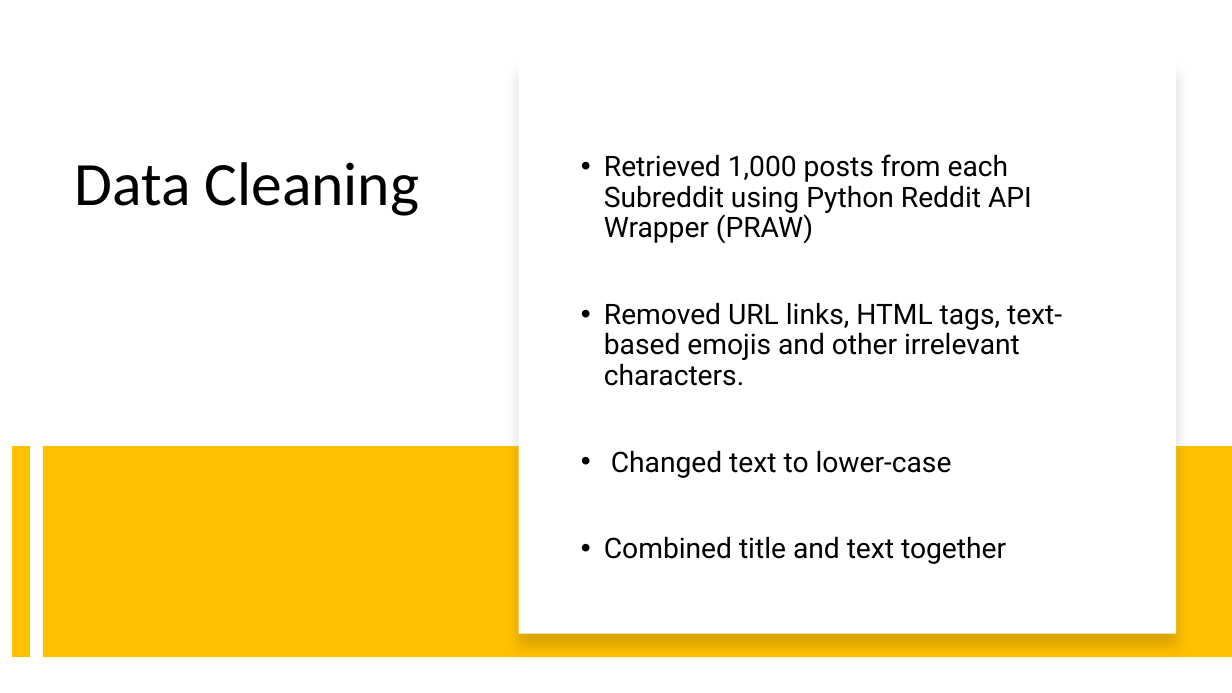
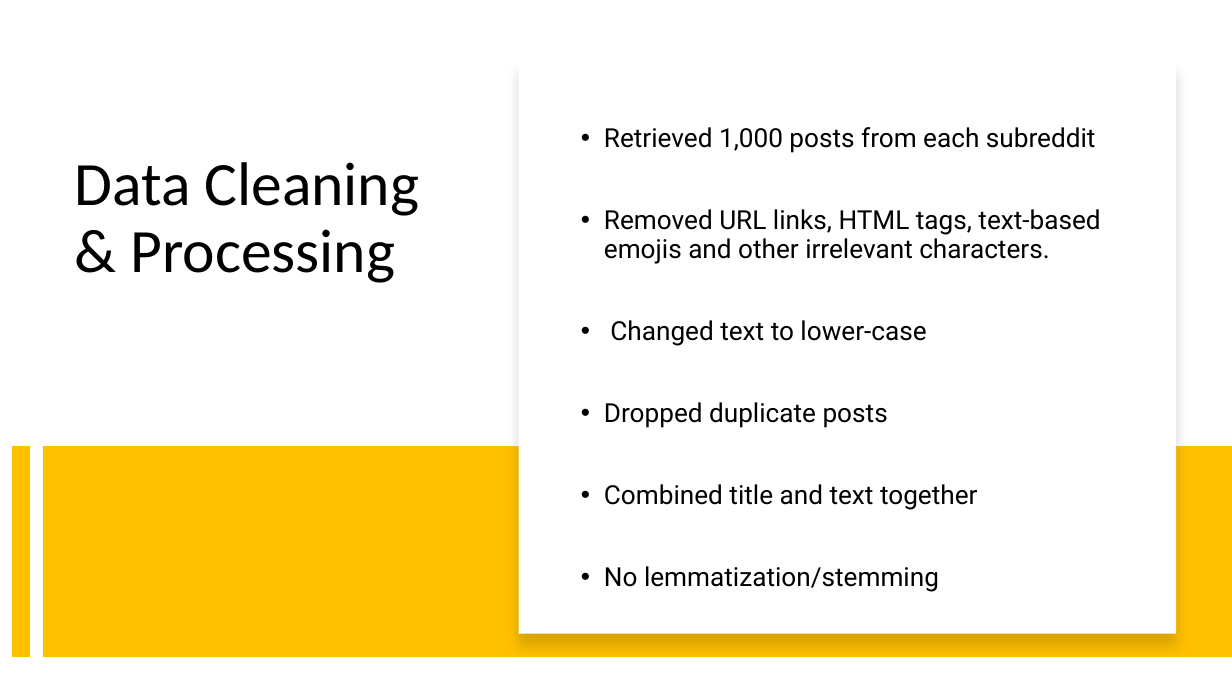
Before and after one commit to benjamin-awd/Subreddit-Classification-with-NLP, a slide deck: slide 4 of Project3.pptx. Drawn at 1232x693 pixels with LibreOffice and Linux fonts; fonts in the diff are those of the drawing. Boxes give left, top, right and bottom in pixels: in the first picture for what was removed or moved away, otherwise in the second. Text is boxed around its words. In the diff, an @@ line names an element or a change of style, - is before the commit and + after.

```diff
--- a/Project3.pptx
+++ b/Project3.pptx
@@ text "Retrieved 1,000 posts from each ...": place and size @@
-text "Retrieved 1,000 posts from each ..." at [604, 154, 1062, 564]
+text "Retrieved 1,000 posts from each ..." at [604, 127, 1100, 592]
@@ text at [604, 127, 1096, 153]: text changed; size 22 to 20.4 pt @@
-• Retrieved 1,000 posts from each Subreddit using Python Reddit API Wrapper (PRAW)
+• Retrieved 1,000 posts from each subreddit
@@ title at [74, 162, 420, 283]: text changed @@
-Data Cleaning
+Data Cleaning
+& Processing
@@ text at [604, 209, 1100, 510]: size 22 to 20.4 pt in "Removed URL links, HTML tags, text-based emojis ...", "Changed text to lower-case", "Combined title and text together" @@
@@ text at [604, 402, 888, 428]: paragraph added @@
+• Dropped duplicate posts
@@ text at [604, 566, 939, 592]: paragraph added @@
+• No lemmatization/stemming
```
Also in this commit, not shown: 7 other slides changed, 3 slides added, 1 other file.
